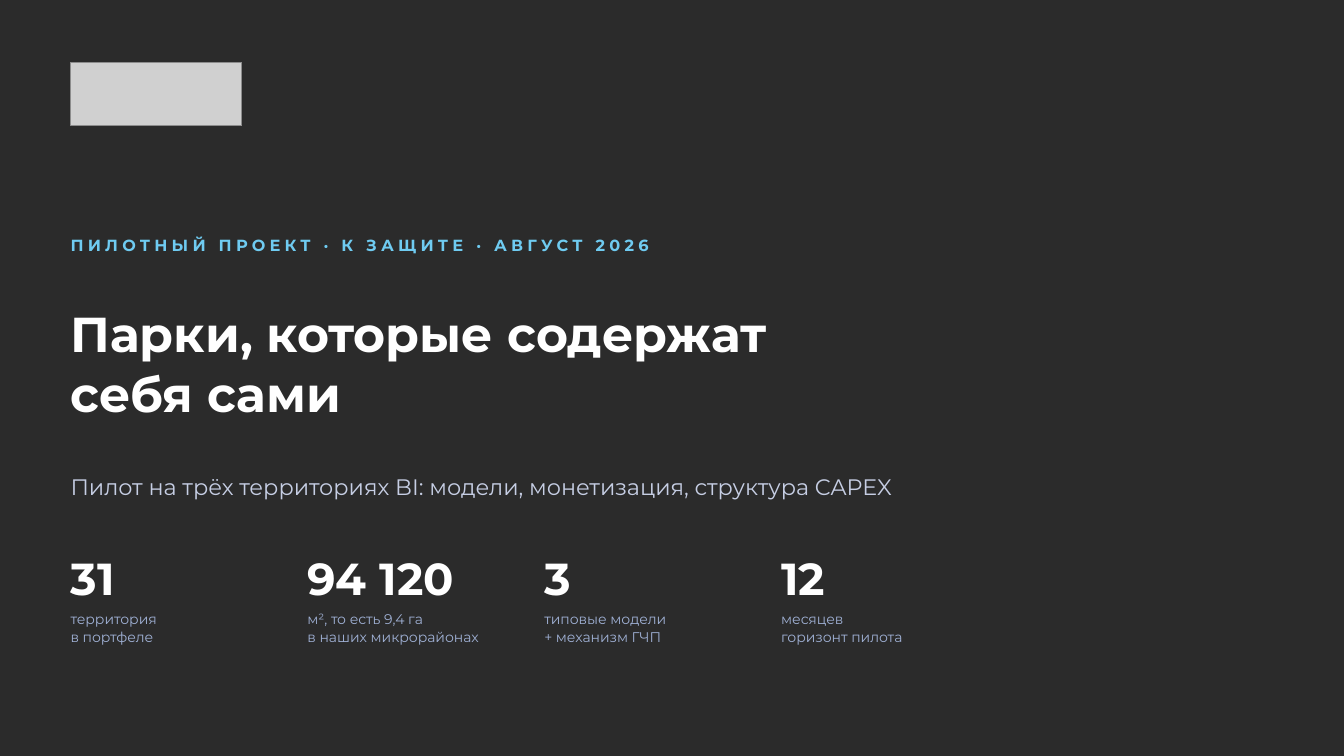
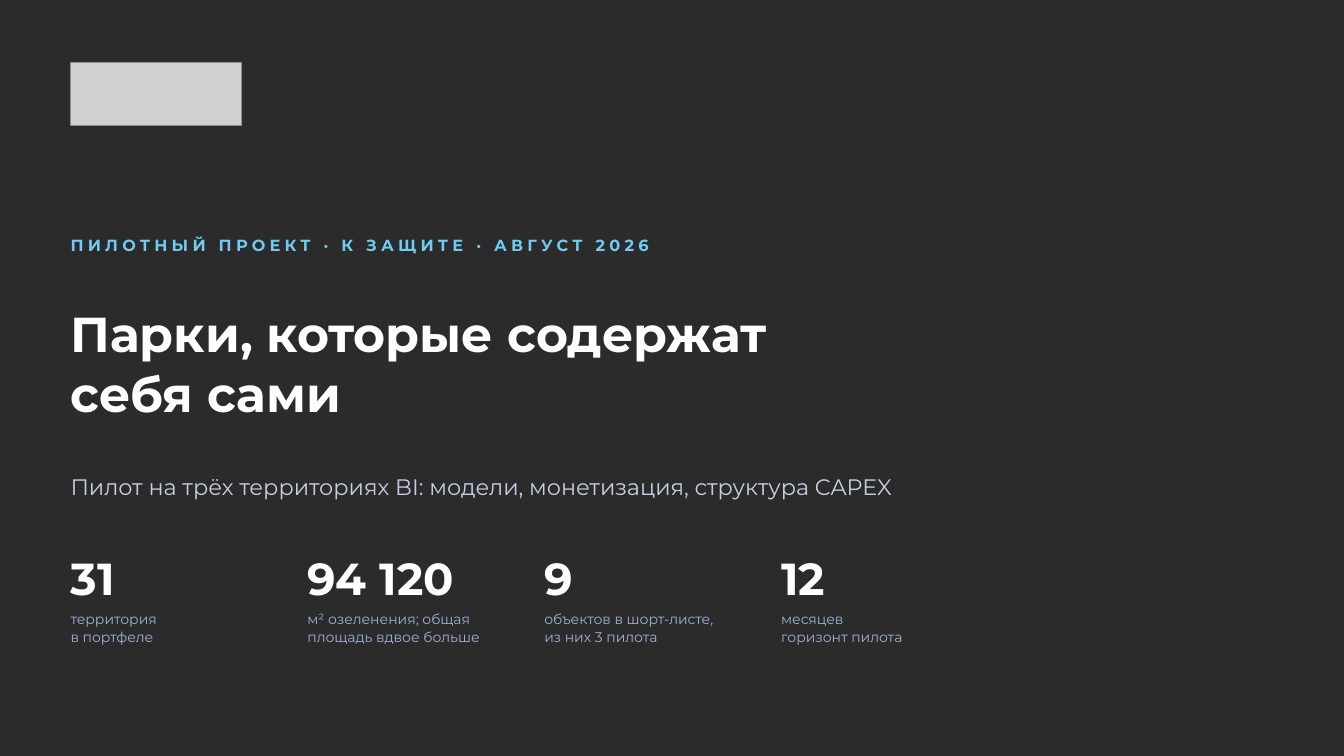
Before and after one commit to jprashkevich/bi-korshiler, a slide deck: slide 1 of docs/research/BIG-Life-park-pilot.pptx. Drawn at 1344x756 pixels with LibreOffice and Linux fonts; fonts in the diff are those of the drawing; grey boxes stand for pictures; background and template pictures are left out; a plain dark background stands for a picture behind light text. Boxes give left, top, right and bottom in pixels: in the first picture for what was removed or moved away, otherwise in the second. Text is boxed around its words. In the diff, an @@ line names an element or a change of style, - is before the commit and + after.

```diff
--- a/docs/research/BIG-Life-park-pilot.pptx
+++ b/docs/research/BIG-Life-park-pilot.pptx
@@ text at [544,563,573,596]: text changed @@
-3
+9
@@ text at [307,613,479,644]: text changed @@
-м², то есть 9,4 га
-в наших микрорайонах
+м² озеленения; общая
+площадь вдвое больше
@@ text at [544,613,714,642]: text changed @@
-типовые модели
-+ механизм ГЧП
+объектов в шорт-листе,
+из них 3 пилота
```
Also in this commit, not shown: 8 other slides changed, 1 slide added, 1 other file.
